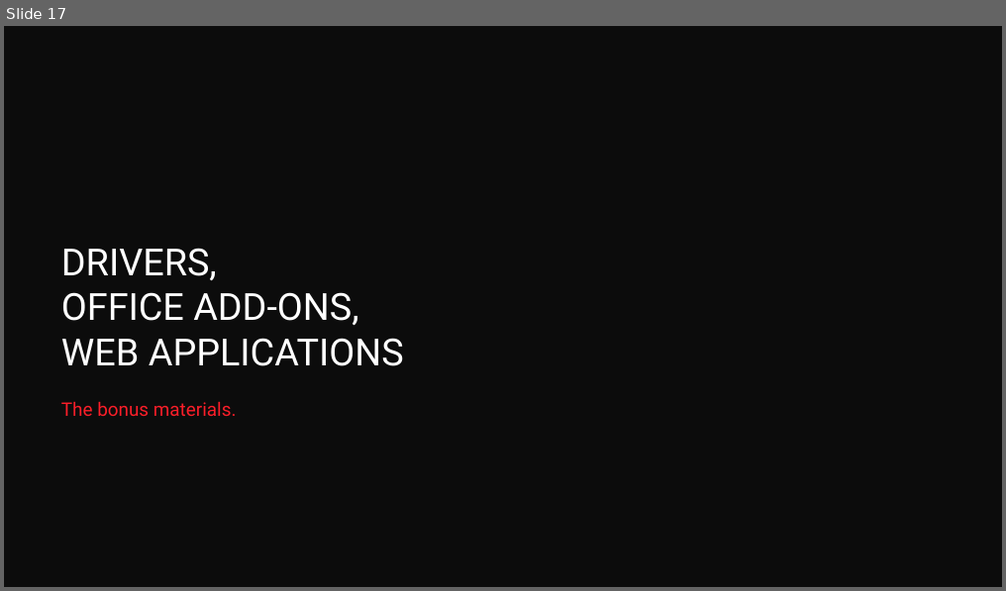
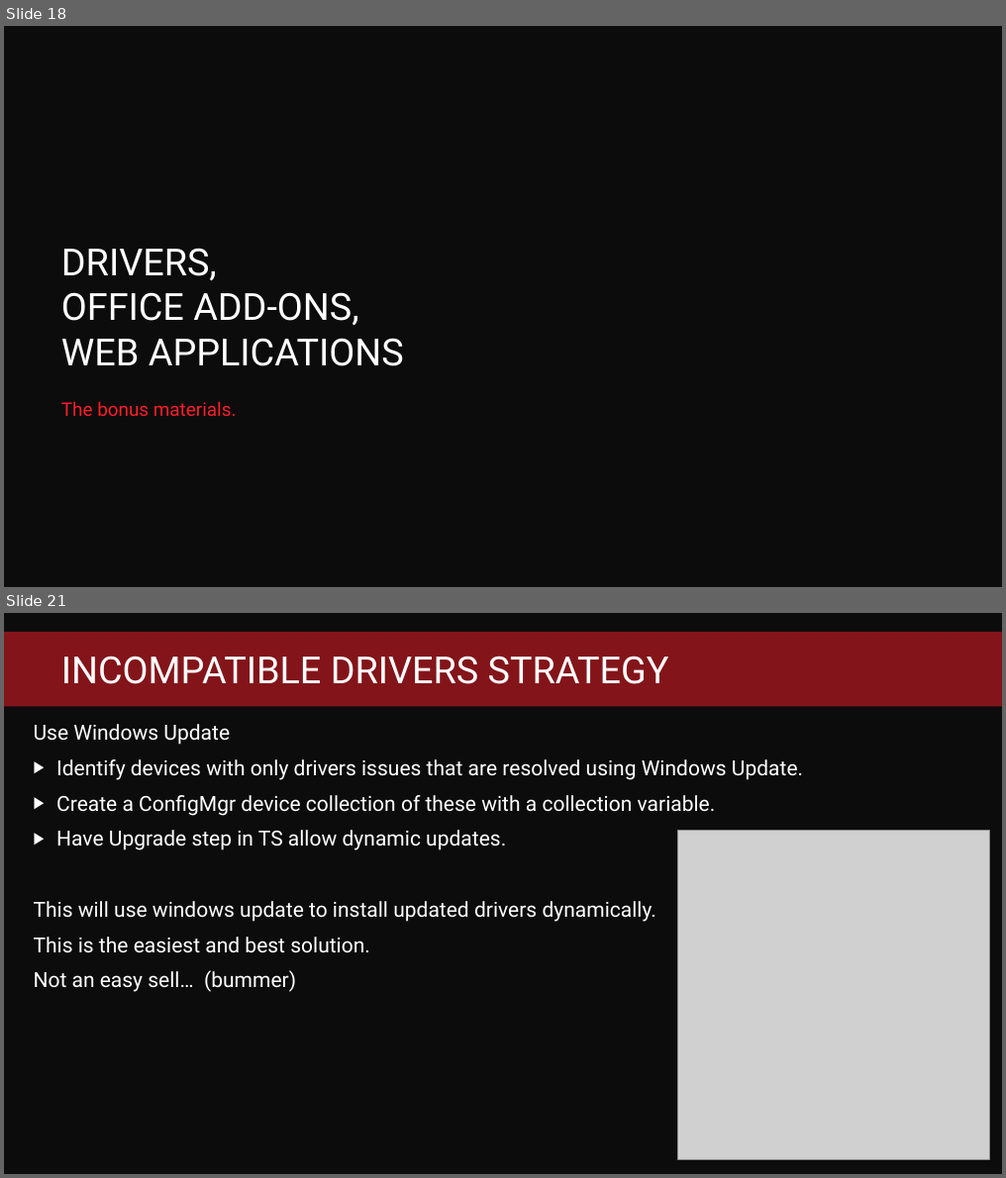
Before and after one commit to fredbainbridge/WindowsUpgradeReadiness, a slide deck: MMS 2017 - Windows Upgrade Readiness.pptx. Shown one above the other, each under a label of ours: slide 17 before the commit, slides 18 and 21 after it; the slides between them are not shown. The pictures are 1006x591 and 1006x1178 pixels, drawn with LibreOffice and Linux fonts; fonts in the diff are those of the drawing; grey boxes stand for pictures; background and template pictures are left out. Boxes give left, top, right and bottom in pixels: in the first picture for what was removed or moved away, otherwise in the second. Text is boxed around its words. In the diff, an @@ line names an element or a change of style, - is before the commit and + after.

Commit message:
added driver details

```diff
--- a/MMS 2017 - Windows Upgrade Readiness.pptx
+++ b/MMS 2017 - Windows Upgrade Readiness.pptx
@@ slide 21 added at box(4, 613, 1002, 1174), background #0C0C0C @@
@@ rectangle added at box(4, 632, 1002, 707), fill #FB1E29 at 50% opacity @@
@@ title added at box(61, 656, 669, 684), 36 pt, text #FFFFFF @@
+INCOMPATIBLE DRIVERS STRATEGY
@@ text added at box(34, 724, 803, 992), 20 pt, text #FFFFFF @@
+Use Windows Update
+▶ Identify devices with only drivers issues that are resolved using Windows Update.
+▶ Create a ConfigMgr device collection of these with a collection variable.
+▶ Have Upgrade step in TS allow dynamic updates.
+This will use windows update to install updated drivers dynamically.
+This is the easiest and best solution.
+Not an easy sell… (bummer)
@@ picture added at box(678, 831, 991, 1160) @@
@@ what was slide 17 is now slide 18 @@
```
Also in this commit, not shown: 5 slides changed, 4 other slides added.
